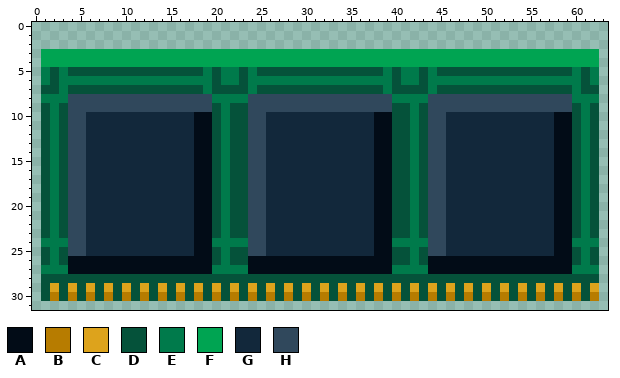
Pixel-art file: assets/source/decor/ram.aseprite. Above: the version before the commit.
64x32 pixels, 1 frame.
Palette (. is transparent): A #020c17  B #b77c00  C #dda31c  D #05523a  E #007a4b  F #00a452  G #12283b  H #30485c
Pixels before, first column x 1:
 3 FFFFFFFFFFFFFFFFFFFFFFFFFFFFFFFFFFFFFFFFFFFFFFFFFFFFFFFFFFFFFF
 4 FFFFFFFFFFFFFFFFFFFFFFFFFFFFFFFFFFFFFFFFFFFFFFFFFFFFFFFFFFFFFF
 5 EDEDDDDDDDDDDDDDDDEDEEDEDDDDDDDDDDDDDDEDEEDEDDDDDDDDDDDDDDDEDE
 6 EDEEEEEEEEEEEEEEEEEDEEDEEEEEEEEEEEEEEEEDEEDEEEEEEEEEEEEEEEEEDE
 7 DDEDDDDDDDDDDDDDDDEDDDDEDDDDDDDDDDDDDDEDDDDEDDDDDDDDDDDDDDDEDD
 8 EEEHHHHHHHHHHHHHHHHEEEEHHHHHHHHHHHHHHHHEEEEHHHHHHHHHHHHHHHHEEE
 9 DEDHHHHHHHHHHHHHHHHDEDDHHHHHHHHHHHHHHHHDDEDHHHHHHHHHHHHHHHHDED
10 DEDHHGGGGGGGGGGGGAADEDDHHGGGGGGGGGGGGAADDEDHHGGGGGGGGGGGGAADED
11 DEDHHGGGGGGGGGGGGAADEDDHHGGGGGGGGGGGGAADDEDHHGGGGGGGGGGGGAADED
12 DEDHHGGGGGGGGGGGGAADEDDHHGGGGGGGGGGGGAADDEDHHGGGGGGGGGGGGAADED
13 DEDHHGGGGGGGGGGGGAADEDDHHGGGGGGGGGGGGAADDEDHHGGGGGGGGGGGGAADED
14 DEDHHGGGGGGGGGGGGAADEDDHHGGGGGGGGGGGGAADDEDHHGGGGGGGGGGGGAADED
15 DEDHHGGGGGGGGGGGGAADEDDHHGGGGGGGGGGGGAADDEDHHGGGGGGGGGGGGAADED
16 DEDHHGGGGGGGGGGGGAADEDDHHGGGGGGGGGGGGAADDEDHHGGGGGGGGGGGGAADED
17 DEDHHGGGGGGGGGGGGAADEDDHHGGGGGGGGGGGGAADDEDHHGGGGGGGGGGGGAADED
18 DEDHHGGGGGGGGGGGGAADEDDHHGGGGGGGGGGGGAADDEDHHGGGGGGGGGGGGAADED
19 DEDHHGGGGGGGGGGGGAADEDDHHGGGGGGGGGGGGAADDEDHHGGGGGGGGGGGGAADED
20 DEDHHGGGGGGGGGGGGAADEDDHHGGGGGGGGGGGGAADDEDHHGGGGGGGGGGGGAADED
21 DEDHHGGGGGGGGGGGGAADEDDHHGGGGGGGGGGGGAADDEDHHGGGGGGGGGGGGAADED
22 DEDHHGGGGGGGGGGGGAADEDDHHGGGGGGGGGGGGAADDEDHHGGGGGGGGGGGGAADED
23 DEDHHGGGGGGGGGGGGAADEDDHHGGGGGGGGGGGGAADDEDHHGGGGGGGGGGGGAADED
24 EEEHHGGGGGGGGGGGGAAEEEEHHGGGGGGGGGGGGAAEEEEHHGGGGGGGGGGGGAAEEE
25 DEDHHGGGGGGGGGGGGAADEDDHHGGGGGGGGGGGGAADDEDHHGGGGGGGGGGGGAADED
26 DEDAAAAAAAAAAAAAAAADEDDAAAAAAAAAAAAAAAADDEDAAAAAAAAAAAAAAAADED
27 EEEAAAAAAAAAAAAAAAAEEEEAAAAAAAAAAAAAAAAEEEEAAAAAAAAAAAAAAAAEEE
28 DDDDDDDDDDDDDDDDDDDDDDDDDDDDDDDDDDDDDDDDDDDDDDDDDDDDDDDDDDDDDD
29 DCDCDCDCDCDCDCDCDCDCDCDCDCDCDCDCDCDCDCDCDCDCDCDCDCDCDCDCDCDCDC
30 DBDBDBDBDBDBDBDBDBDBDBDBDBDBDBDBDBDBDBDBDBDBDBDBDBDBDBDBDBDBDB
Once edited:
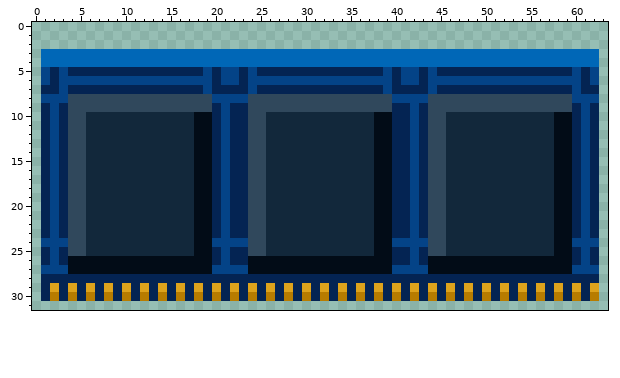
The exact change:
colour D: #05523a -> #042453
colour E: #007a4b -> #044387
colour F: #00a452 -> #0067b7
